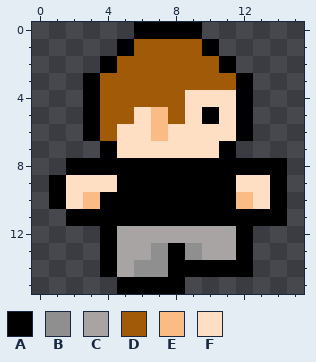
Pixel-art sprite: src/main/resources/player/boy_right_2.png. The picture above was drawn from the file before the commit.
The file is 16x16 pixels.
Palette (. is transparent): A #000000  B #908f8f  C #a9a4a4  D #a15a08  E #fbbb85  F #ffdfc4
Pixels before, first column x 1:
 0 .....AAAA.....
 1 ....ADDDDA....
 2 ...ADDDDDDA...
 3 ..ADDDDDDDDA..
 4 ..ADDDDDFFFA..
 5 ..ADDFEDFAFA..
 6 ..ADFFEFFFFA..
 7 ...AFFFFFFA...
 8 .AAAAAAAAAAAAA
 9 AFFFAAAAAAAFFA
10 AFEAAAAAAAAEFA
11 .AAAAAAAAAAAAA
12 ...ACCCCCCCA..
13 ...ACCBABCCA..
14 ...ACBBAAAAA..
15 ....AAAA......
And afterwards:
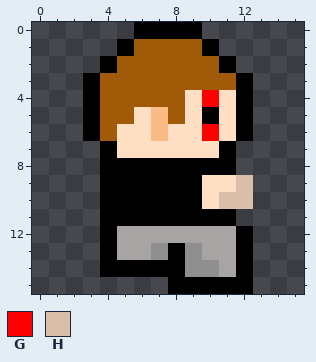
Colours new in this view: G #ff0000  H #d9bfa9
Difference:
Changed rows in their new state; - is an unchanged pixel.
first column x 1:
 4 ---------G----
 6 ---------G----
 8 -..--------...
 9 ...A-----FFH..
10 ...------FHH..
11 -..--------...
14 ----AAA-BBC---
15 ----...-AAAA--
Pixel boxes of the changes (left, top, right, bottom) in both pictures:
changed: (49, 90, 287, 294)
